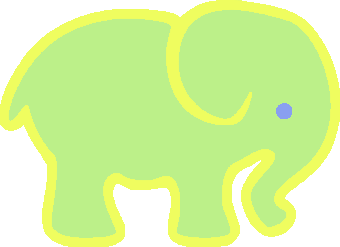
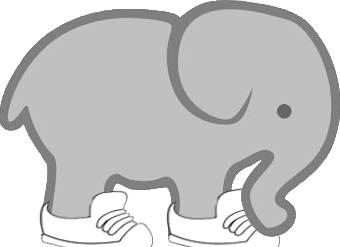
Comparing the layer stacks of the two (340, 247) images. Changes:
added layer "Layer 6" above "Layer 7 copy" over [241, 180, 296, 237]
added layer "Layer 7 copy" above "Layer 7" over [166, 188, 280, 247]
added layer "Layer 7" above "Layer 5" over [39, 190, 153, 247]
hid "Layer 1" over [0, 0, 340, 247]
hid "Layer 2" over [7, 9, 332, 239]
